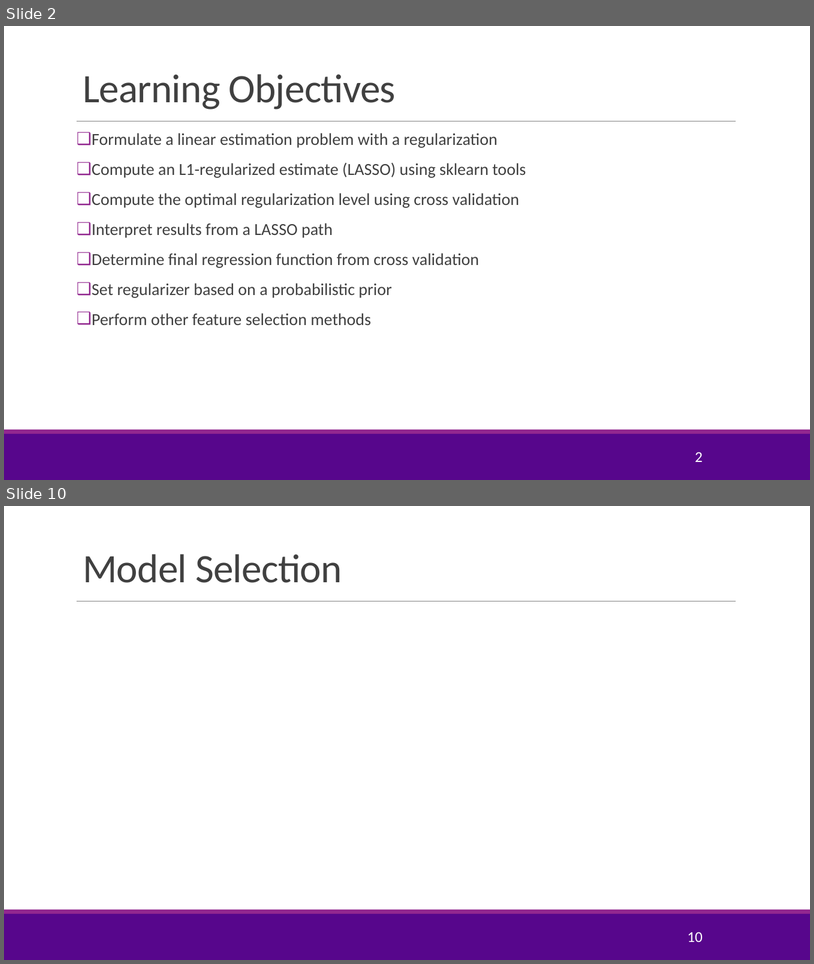
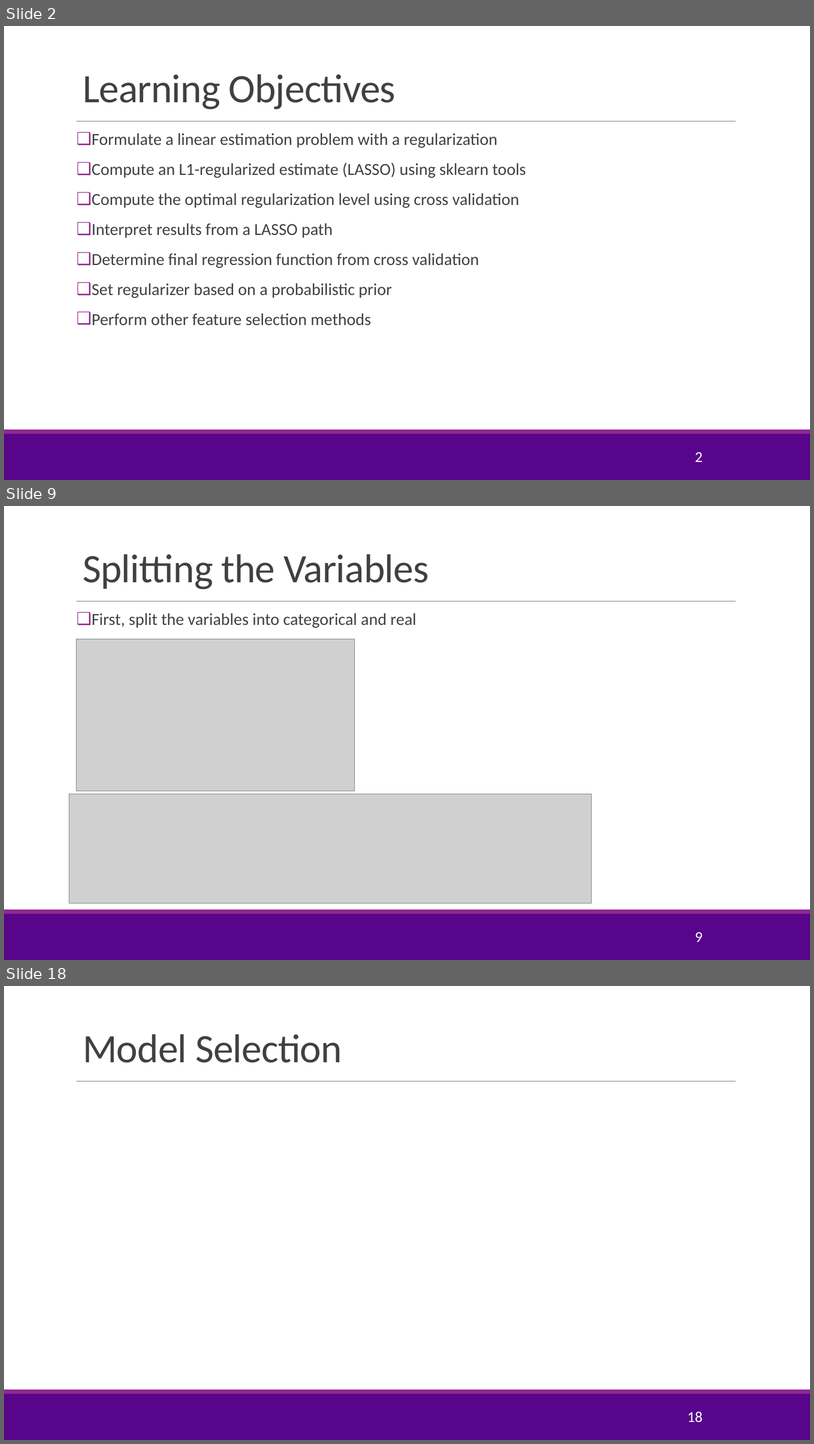
Before and after one commit to sdrangan/introml, a slide deck: lectures/Lect05_Lasso.pptx. Shown one above the other, each under a label of ours: slides 2 and 10 before the commit, slides 2, 9 and 18 after it; the slides between them are not shown. The pictures are 814x964 and 814x1444 pixels, drawn with LibreOffice and Linux fonts; fonts in the diff are those of the drawing; grey boxes stand for pictures; background and template pictures are left out. Boxes give left, top, right and bottom in pixels: in the first picture for what was removed or moved away, otherwise in the second. Text is boxed around its words. In the diff, an @@ line names an element or a change of style, - is before the commit and + after.

```diff
--- a/lectures/Lect05_Lasso.pptx
+++ b/lectures/Lect05_Lasso.pptx
@@ slide 9 added at [4,506,810,960], background #FFFFFF; not listed: 3 template elements that a slide beside it also shows @@
@@ title added at [83,554,429,589], 48 pt, text #404040 @@
+Splitting the Variables
@@ text added at [92,613,416,628], 20 pt, text #404040 @@
+❑ First, split the variables into categorical and real
@@ picture added at [77,639,355,791] @@
@@ picture added at [69,793,592,903] @@
@@ page number added at [695,931,703,942], 18 pt, text #FFFFFF @@
+9
@@ what was slide 10 is now slide 18 @@
@@ page number at [687,1411,703,1422]: text changed @@
-10
+18
```
Also in this commit, not shown: 4 slides changed, 11 other slides added, 4 slides removed, 4 other files.
